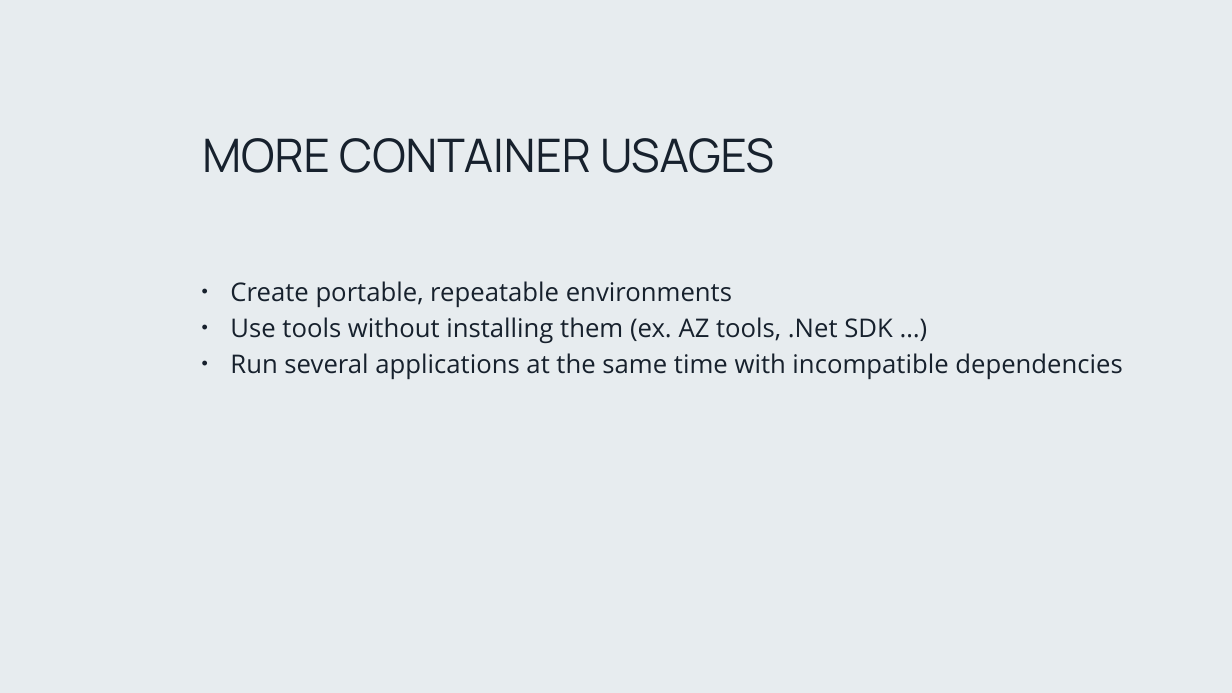
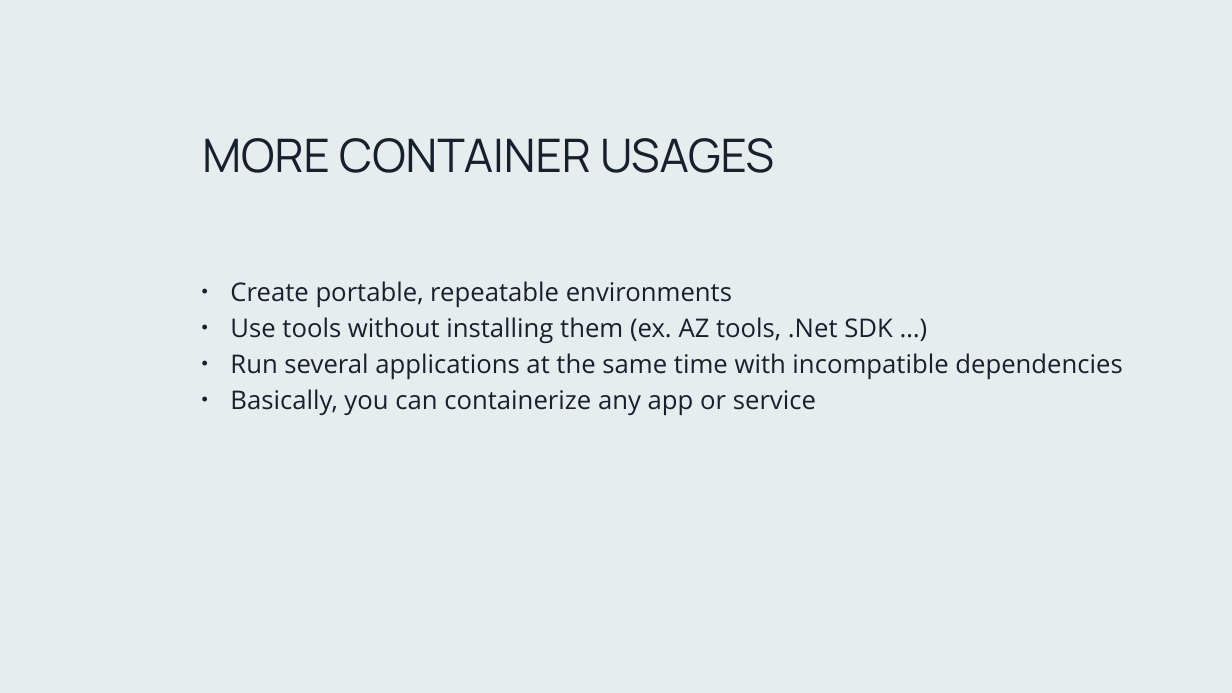
Before and after one commit to PlainConcepts/NetCore-Docker-Workshop, a slide deck: slide 23 of Docu/Microservices_day_1.pptx. Drawn at 1232x693 pixels with LibreOffice and Linux fonts; fonts in the diff are those of the drawing; background and template pictures are left out. Boxes give left, top, right and bottom in pixels: in the first picture for what was removed or moved away, otherwise in the second. Text is boxed around its words. In the diff, an @@ line names an element or a change of style, - is before the commit and + after.

Commit message:
Update slides

```diff
--- a/Docu/Microservices_day_1.pptx
+++ b/Docu/Microservices_day_1.pptx
@@ text at (x1=230, y1=389, x2=816, y2=415): paragraph added @@
+• Basically, you can containerize any app or service
```
